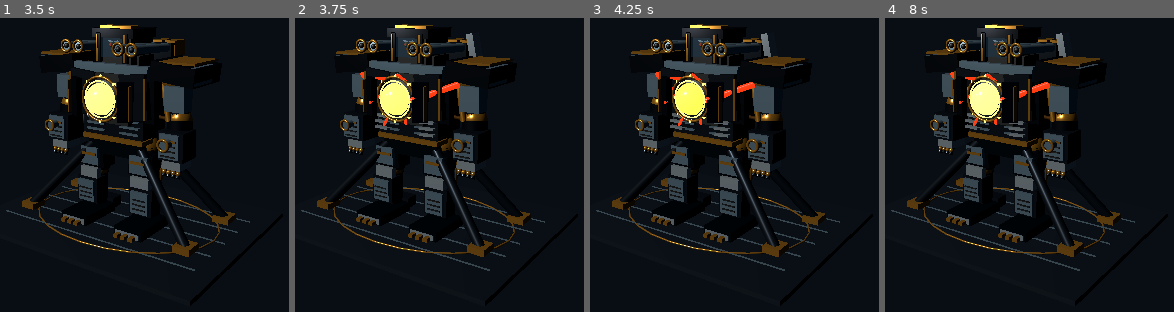
Above: before the commit, frames 1-4 (left to right).
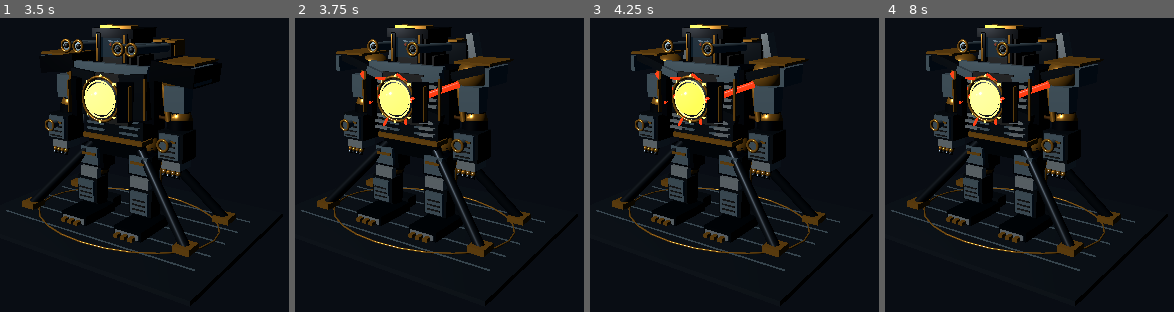
Above: after the commit, the same moments.

Repository: MIDASYT/AuricTurretsPreview
Game: Godot game, scene res://scenes/BossPreview.tscn
The game is run twice, just before and just after one commit, with the same random seed, the same clock (stepped at 60 frames per second) and the same inputs.
Inputs:
- Up to frame 1 (3.5 s): tap Enter at 0.5, 2 s; hold 1 0.53-1.28 s; tap Space at 1.25, 2.75 s; tap 2 at 1.35 s; hold 3 2.03-2.78 s; tap 4 at 2.85 s
- Up to frame 2 (3.75 s): tap Enter at 3.5 s; hold 5 from 3.53 s (still down)
- Up to frame 3 (4.25 s): keep holding 5
- Up to frame 4 (8 s): tap Space at 4.25 s; release 5 at 4.28 s; tap 1 at 4.35 s; hold 2 5.03-5.78 s; tap 3 at 5.85 s; hold 4 6.53-7.28 s; tap 5 at 7.35 s

Frame 1 is identical in both runs. In frame 2, 1.6% of the frame differs, in the area x 14-69%, y 7-36%; in frame 3, 1.6%; in frame 4, 1.6%.

Commit message:
Make fifth boss phase visibly lose armor and two dorsal batteries

Diff:
--- a/scripts/BossSuitPreview.gd
+++ b/scripts/BossSuitPreview.gd
@@ -218,7 +218,13 @@
 	_block(suit,"UpperPectoral",Vector3(0,8.22,1.27),Vector3(4.54,.73,.34),palette.steel)
 	for side in [-1,1]:
 		var s := float(side)
-		_block(suit,"Breastplate_%d"%side,Vector3(s*1.59,7.08,1.47),Vector3(1.50,2.22,.43),palette.graphite,Vector3(0,0,s*.09))
+		if preview_phase < 5:
+			_block(suit,"Breastplate_%d"%side,Vector3(s*1.59,7.08,1.47),Vector3(1.50,2.22,.43),palette.graphite,Vector3(0,0,s*.09))
+		else:
+			_block(suit,"BrokenPectoralTop_%d"%side,Vector3(s*1.75,8.01,1.47),Vector3(1.05,.38,.38),palette.steel,Vector3(0,0,s*.27))
+			_block(suit,"BrokenPectoralBottom_%d"%side,Vector3(s*1.84,6.15,1.48),Vector3(.94,.48,.37),palette.graphite,Vector3(0,0,-s*.23))
+			for rib in 4:
+				_block(suit,"ExposedActuator_%d_%d"%[side,rib],Vector3(s*1.44,6.65+float(rib)*.32,1.55),Vector3(1.24,.13,.21),palette.silver)
 		_block(suit,"GiltChestSeam_%d"%side,Vector3(s*2.28,7.06,1.68),Vector3(.12,2.04,.12),palette.gold)
 		for k in 4:
 			_block(suit,"Rib_%d_%d"%[side,k],Vector3(s*1.05,5.07+float(k)*.33,1.16),Vector3(1.15,.09,.20),palette.steel)
@@ -233,7 +239,11 @@
 	for side in [-1,1]:
 		var s := float(side)
 		_ball(suit,"ShoulderPivot_%d"%side,Vector3(s*3.05,8.0,-.05),.83,palette.gold)
-		_block(suit,"MainPauldron_%d"%side,Vector3(s*3.55,8.34,-.02),Vector3(2.35,.91,2.82),palette.obsidian,Vector3(0,0,-s*.11))
+		if preview_phase < 5:
+			_block(suit,"MainPauldron_%d"%side,Vector3(s*3.55,8.34,-.02),Vector3(2.35,.91,2.82),palette.obsidian,Vector3(0,0,-s*.11))
+		else:
+			_block(suit,"BrokenPauldronFore_%d"%side,Vector3(s*3.48,8.38,.65),Vector3(1.87,.42,1.04),palette.graphite,Vector3(0,0,s*.28))
+			_block(suit,"BrokenPauldronAft_%d"%side,Vector3(s*3.7,8.27,-.85),Vector3(1.34,.30,.78),palette.steel,Vector3(0,0,-s*.24))
 		_block(suit,"PauldronSilverFace_%d"%side,Vector3(s*4.58,8.27,.39),Vector3(.23,.85,1.86),palette.steel)
 		_block(suit,"PauldronGoldBand_%d"%side,Vector3(s*3.75,8.85,.07),Vector3(1.87,.11,2.47),palette.gold)
 		_beam(suit,"UpperArmPillar_%d"%side,Vector3(s*3.2,7.72,0),Vector3(s*3.46,6.03,.28),.51,palette.graphite)
@@ -296,6 +306,9 @@
 		else:
 			for index in 2:
 				var xx := s*(1.2+float(index)*.76)
+				if preview_phase == 5 and index == 1:
+					_block(suit,"SnappedArtillerySocket_%d"%side,Vector3(xx,9.11,-1.45),Vector3(.72,.42,.88),palette.silver,Vector3(s*.25,0,0))
+					continue
 				_block(suit,"DeployableBatteryMount_%d_%d"%[side,index],Vector3(xx,9.25,-1.7),Vector3(.57,.8,1.05),palette.gold)
 				_beam(suit,"ArtilleryTube_%d_%d"%[side,index],Vector3(xx,9.29,-1.65),Vector3(xx,9.45,2.32),.22,palette.steel)
 				_hoop(suit,"ArtilleryMuzzle_%d_%d"%[side,index],Vector3(xx,9.45,2.36),.28,.07,palette.gold)
